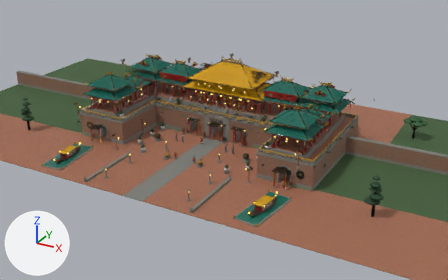
What one commit did to the glTF model T02_ngo_mon_lau_ngu_phung.glb.
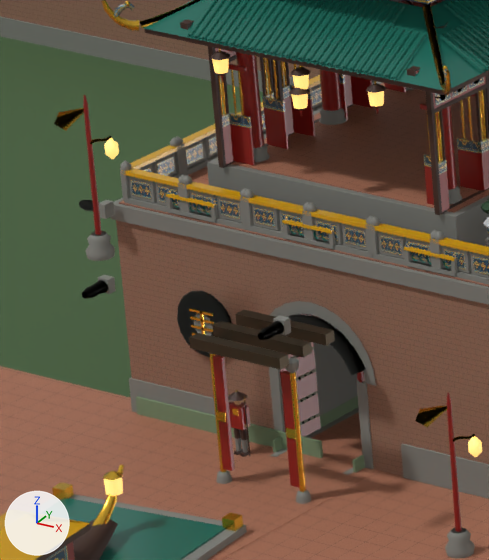
The first picture shows the older version from a 50 mm lens placed at (65.5, -117.8, 57.9), pointed at (2.4, -3.2, 0.6). The close-ups show the older and then the newer version on the part from 15% to 27% of the width and 33% to 54% of the height of that picture. Only the edits that show in the close-ups are written down. The lights are fixed; the arrows at lower left show +X, +Y and +Z. Where no turn or scale is listed for an object, it has been applied to the vertices.

In view in the first close-up: 'R_TienL_Low_F_002', 'R_TienL_Low_F_003', 'R_TienL_Low_F_004', 'T02_Courtyard_And_Hoang_Thanh_Wall', 'T02_Lau_Ngu_Phung_Superstructure', 'T02_Nen_Dai_Chu_U_5_Cua', 'T02_v02_Hero_Architectural_Details', 'V03_CuaThuongSong_WingHuuIn_00', 'V03_CuaThuongSong_WingHuuOut_00', 'V05_TASK10_BeThuyDinh_KimThuy_Huu_West', 'V05_TASK10_P12_ThuyenRong_Huu_West', 'V13_XaDongChiuLuc_CoiBanLe_5Cua_05' and 42 more.
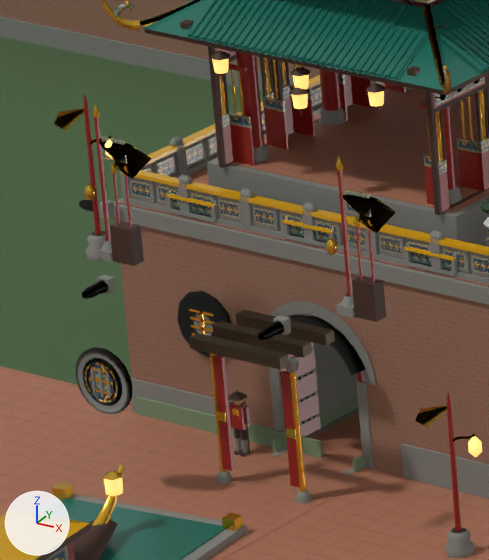
Patch to the scene script:
```diff
--- a/T02_ngo_mon_lau_ngu_phung.glb.py
+++ b/T02_ngo_mon_lau_ngu_phung.glb.py
@@ me_proto_bocongusac_giakichdong_thivedaile_t02_v14 @@
+me_proto_bocongusac_giakichdong_thivedaile_t02_v14.from_pydata(...)  # 284 vertices, 416 faces; spans x -0.41..1.27, y -0.52..0.38, z 0.0..3.92
+# faces by material slot: [60, 10, 304, 30, 12]
+me_proto_bocongusac_giakichdong_thivedaile_t02_v14.materials.append(mat_da_thanh)  # grey #7d7e78
+me_proto_bocongusac_giakichdong_thivedaile_t02_v14.materials.append(mat_phap_lam_hue)  # picture img_tex_phap_lam_hue
+me_proto_bocongusac_giakichdong_thivedaile_t02_v14.materials.append(mat_thep_vang)  # yellow #d9ae3a
+me_proto_bocongusac_giakichdong_thivedaile_t02_v14.materials.append(mat_son_son)  # red #8c1d18
+me_proto_bocongusac_giakichdong_thivedaile_t02_v14.materials.append(mat_go_lim_den)  # brown #3e271e
@@ me_proto_phudieuchutho_gachmenkhaudo_canhchuu_t02_v14 @@
+me_proto_phudieuchutho_gachmenkhaudo_canhchuu_t02_v14.from_pydata(...)  # 288 vertices, 448 faces; spans x -0.84..0.84, y -0.19..0.0, z 0.0..1.68
+# faces by material slot: [150, 108, 30, 160]
+me_proto_phudieuchutho_gachmenkhaudo_canhchuu_t02_v14.materials.append(mat_da_thanh)  # grey #7d7e78
+me_proto_phudieuchutho_gachmenkhaudo_canhchuu_t02_v14.materials.append(mat_phap_lam_hue)  # picture img_tex_phap_lam_hue
+me_proto_phudieuchutho_gachmenkhaudo_canhchuu_t02_v14.materials.append(mat_thep_vang)  # yellow #d9ae3a
+me_proto_phudieuchutho_gachmenkhaudo_canhchuu_t02_v14.materials.append(mat_son_son)  # red #8c1d18
@@ ob_v14_bocongusac_giakichdong_thive_02 @@
+ob_v14_bocongusac_giakichdong_thive_02 = bpy.data.objects.new('V14_BoCoNguSac_GiaKichDong_ThiVe_02', me_proto_bocongusac_giakichdong_thivedaile_t02_v14)
+ob_v14_bocongusac_giakichdong_thive_02.location = (-19.2, -18.5, 5.65)
@@ ob_v14_bocongusac_giakichdong_thive_01 @@
+ob_v14_bocongusac_giakichdong_thive_01 = bpy.data.objects.new('V14_BoCoNguSac_GiaKichDong_ThiVe_01', me_proto_bocongusac_giakichdong_thivedaile_t02_v14)
+ob_v14_bocongusac_giakichdong_thive_01.location = (-26.5, -18.5, 5.65)
@@ ob_v14_phudieuchutho_canhchuu_01 @@
+ob_v14_phudieuchutho_canhchuu_01 = bpy.data.objects.new('V14_PhuDieuChuTho_CanhChuU_01', me_proto_phudieuchutho_gachmenkhaudo_canhchuu_t02_v14)
+ob_v14_phudieuchutho_canhchuu_01.location = (-25.8, -19.85, 2.25)
```

Location of each change, (x1, y1, x2, y2) in pixels of the close-ups (489 x 560 px):
'V14_BoCoNguSac_GiaKichDong_ThiVe_02', added: after (326, 156, 396, 322)
    faces in mat_thep_vang (yellow #d9ae3a): (326, 156, 396, 255)
    faces in mat_go_lim_den (brown #3e271e): (352, 276, 386, 322)
    faces in mat_son_son (red #8c1d18): (337, 170, 375, 296)
    faces in mat_da_thanh (grey #7d7e78): (336, 293, 355, 318)
    faces in mat_phap_lam_hue (picture img_tex_phap_lam_hue): (345, 189, 371, 217)
'V14_BoCoNguSac_GiaKichDong_ThiVe_01', added: after (84, 104, 152, 266)
    faces in mat_go_lim_den (brown #3e271e): (110, 221, 144, 266)
    faces in mat_thep_vang (yellow #d9ae3a): (84, 104, 152, 200)
    faces in mat_son_son (red #8c1d18): (94, 117, 132, 241)
    faces in mat_da_thanh (grey #7d7e78): (98, 241, 113, 262)
    faces in mat_phap_lam_hue (picture img_tex_phap_lam_hue): (102, 136, 127, 163)
'V14_PhuDieuChuTho_CanhChuU_01', added: after (75, 347, 133, 414)
    faces in mat_da_thanh (grey #7d7e78): (75, 347, 133, 414)
    faces in mat_phap_lam_hue (picture img_tex_phap_lam_hue): (83, 358, 122, 405)
    faces in mat_son_son (red #8c1d18): (86, 365, 116, 400)
    faces in mat_thep_vang (yellow #d9ae3a): (87, 366, 113, 396)
